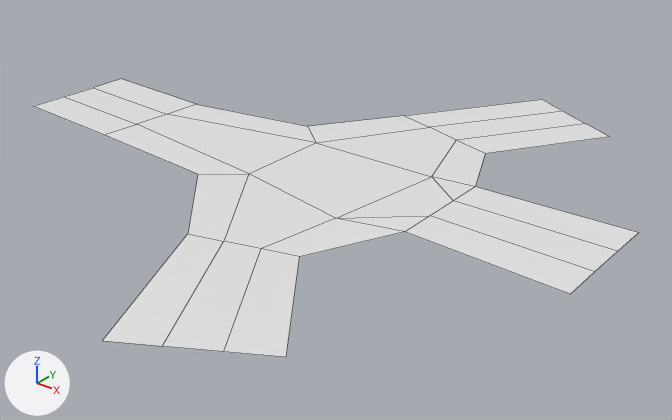
The OBJ model Assets/Models/River/river_4_b.obj as it was, and as the next commit left it.
The view is the same before and after, from a camera (50 mm lens) standing at (2.96, -3.32, 1.86) and looking at (0.27, 0.05, -0.22). The axes (+X, +Y, +Z) are drawn at lower left. The lights are the same throughout. The first picture is the older version. Mesh edges are drawn as thin lines. Where no turn or scale is listed for an object, it has been applied to the vertices.

The older version as bpy lines, for what is in view:
```python
me_river_4_b = bpy.data.meshes.new('river_4_b')
me_river_4_b.from_pydata(...)  # 38 vertices, 25 faces; spans x -1.73..1.73, y -1.67..1.67, z 0.0
ob_river_4_b = bpy.data.objects.new('river_4_b', me_river_4_b)
ob_river_4_b.location = (0.0, 0.0, 0.0)
```
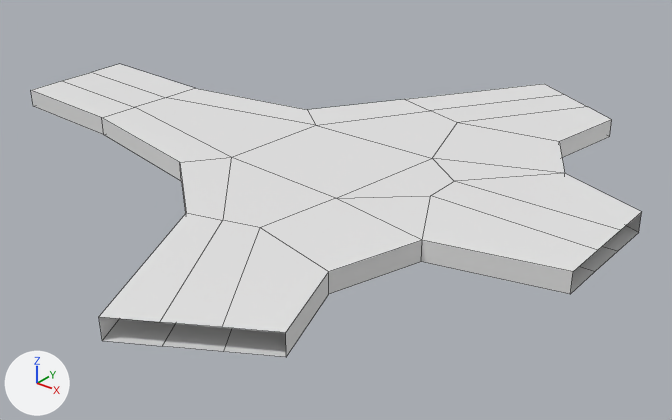
Pixel boxes [x1, y1, x2, y2] of what changed, in the pictures (672 x 420 px):
'river_4_b', reshaped
    before: [34, 79, 639, 357]
    after: [31, 64, 642, 357]

What the commit changed:
me_river_4_b is used by ob_river_4_b; location (0.0, 0.0, 0.0).
me_river_4_b had 38 vertices, 25 faces and spanned x -1.73..1.73, y -1.67..1.67, z 0.0.
me_river_4_b now has 76 vertices, 64 faces and spans x -1.73..1.73, y -1.67..1.67, z 0.0..0.1.
Part 1, on me_river_4_b:
25 faces are deleted.
6 vertices move from x -0.23..0.93, y -0.76..0.7, z 0.0 to x -0.23..1.28, y -0.92..0.86, z 0.0.
20 vertices are added at x -1.73..1.73, y -1.56..1.56, z 0.1.
18 new vertices lie (0.0, 0.0, 0.1) away from vertices in x -1.73..1.73, y -1.67..1.67, z 0.0.
64 new faces join them.
